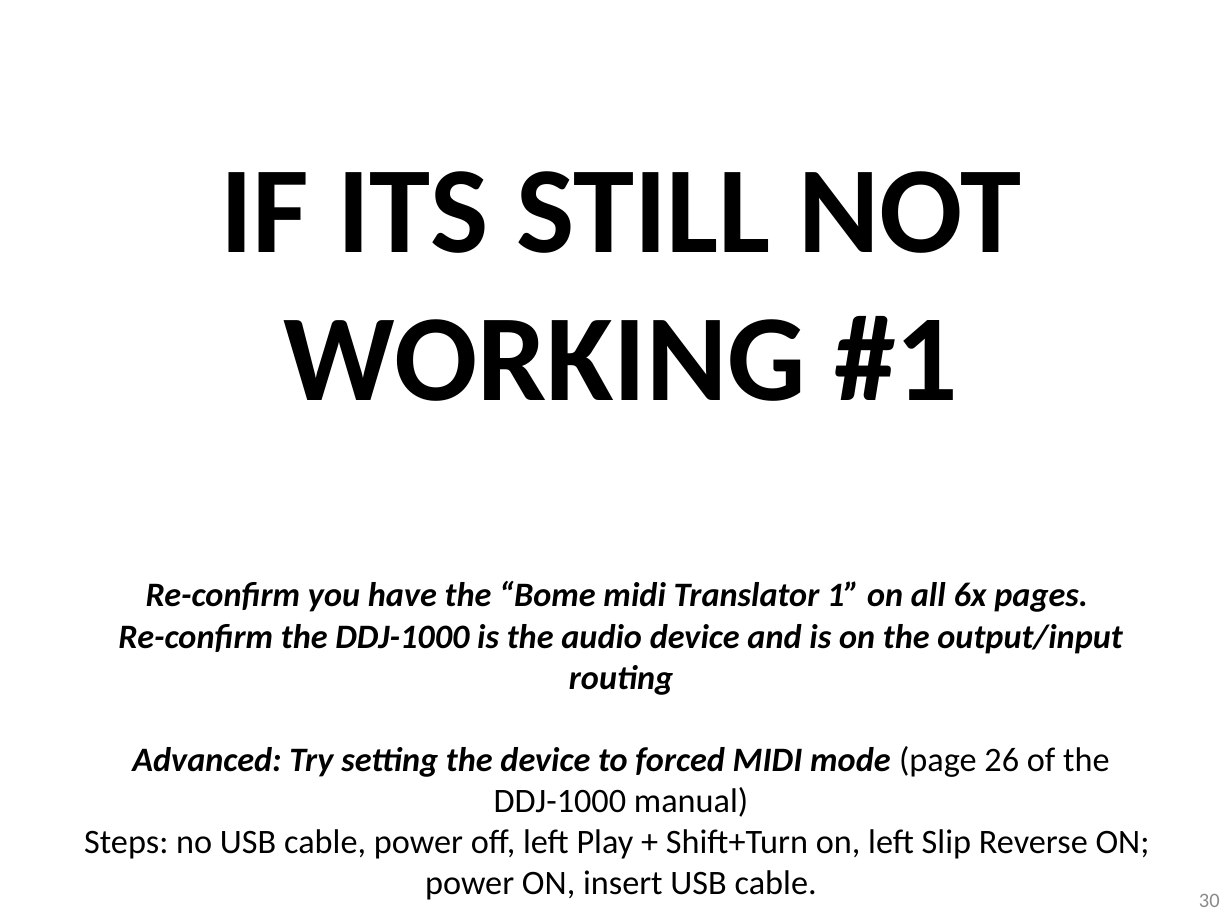
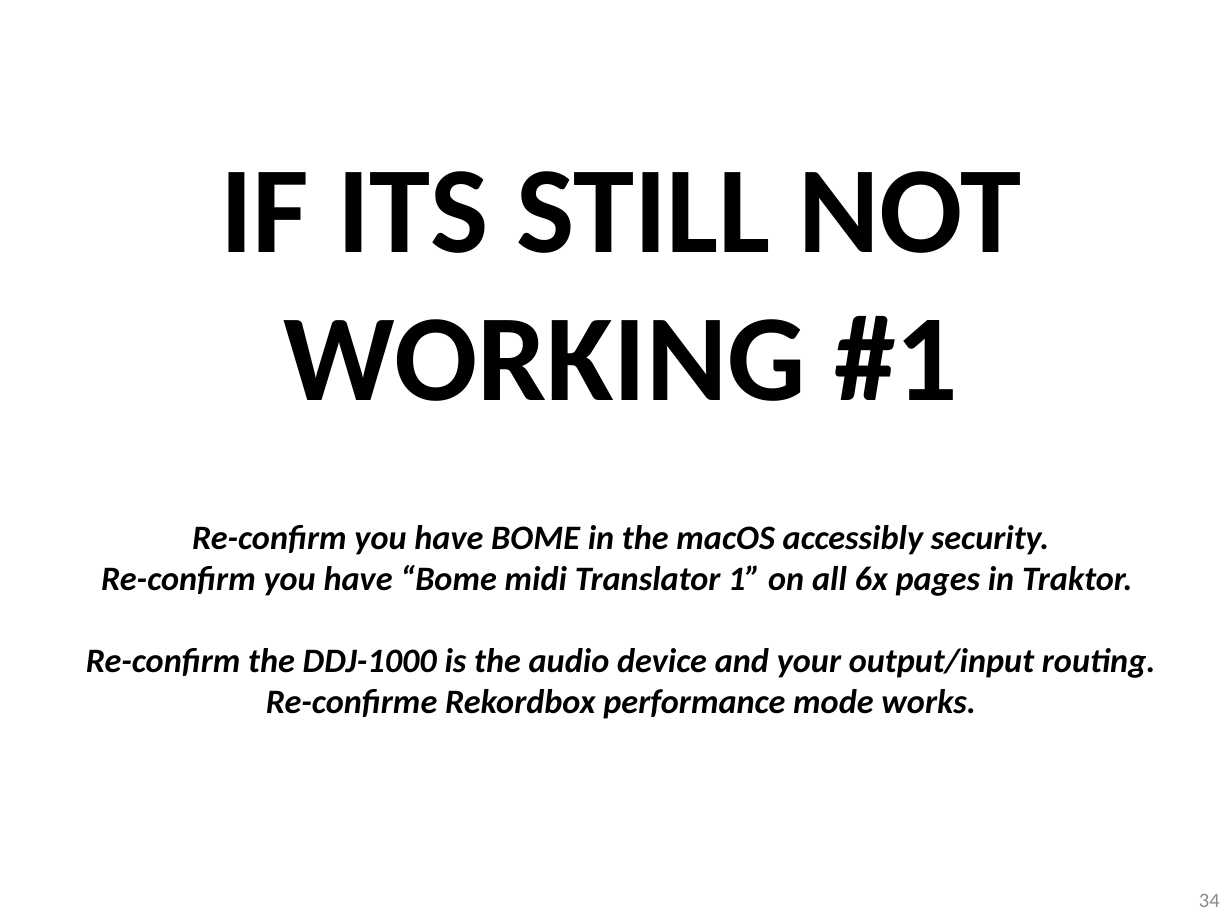
Before and after one commit to pestrela/music, a slide deck: slide 34 of traktor/mapping_ddj_1000/Support files/Source files/DDJ-1000 - Installation Guide.pptx (slide 30 before the commit). Drawn at 1232x924 pixels with LibreOffice and Linux fonts; fonts in the diff are those of the drawing. Boxes give left, top, right and bottom in pixels: in the first picture for what was removed or moved away, otherwise in the second. Text is boxed around its words. In the diff, an @@ line names an element or a change of style, - is before the commit and + after.

```diff
--- a/traktor/mapping_ddj_1000/Support files/Source files/DDJ-1000 - Installation Guide.pptx
+++ b/traktor/mapping_ddj_1000/Support files/Source files/DDJ-1000 - Installation Guide.pptx
@@ text at bbox=[86, 525, 1156, 719]: text changed @@
-Re-confirm you have the “Bome midi Translator 1” on all 6x pages.
-Re-confirm the DDJ-1000 is the audio device and is on the output/input routing
-Advanced: Try setting the device to forced MIDI mode (page 26 of the DDJ-1000 manual)
-Steps: no USB cable, power off, left Play + Shift+Turn on, left Slip Reverse ON; power ON, insert USB cable.
+Re-confirm you have BOME in the macOS accessibly security.
+Re-confirm you have “Bome midi Translator 1” on all 6x pages in Traktor.
+Re-confirm the DDJ-1000 is the audio device and your output/input routing.
+Re-confirme Rekordbox performance mode works.
@@ page number at bbox=[1199, 894, 1220, 907]: text changed @@
-30
+34
```
Also in this commit, not shown: 8 other slides changed, 5 slides added, 3 other files.
